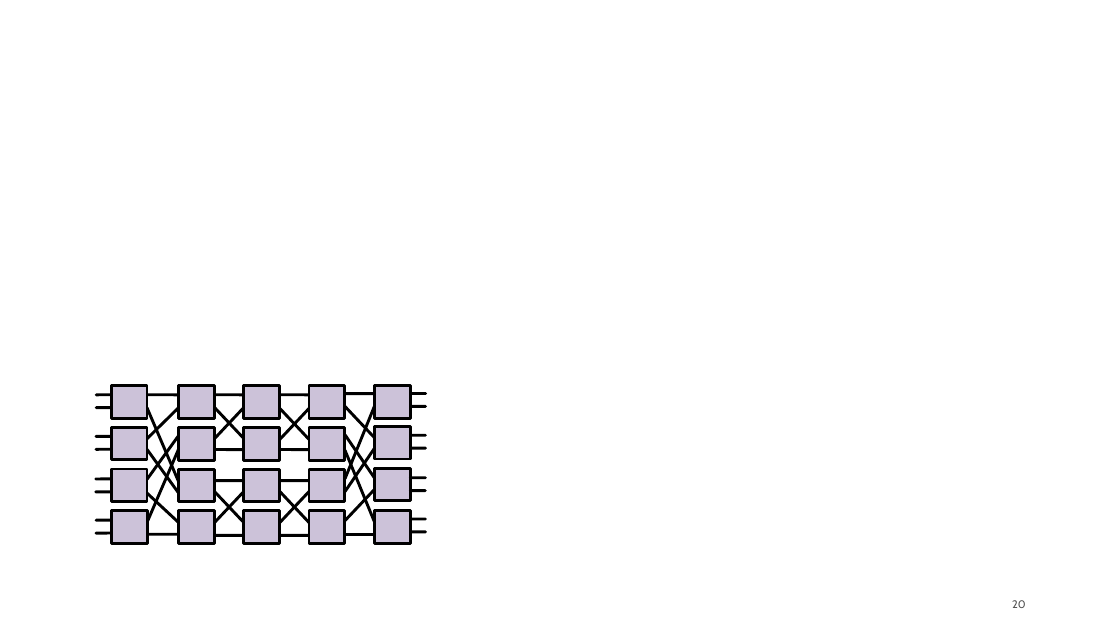
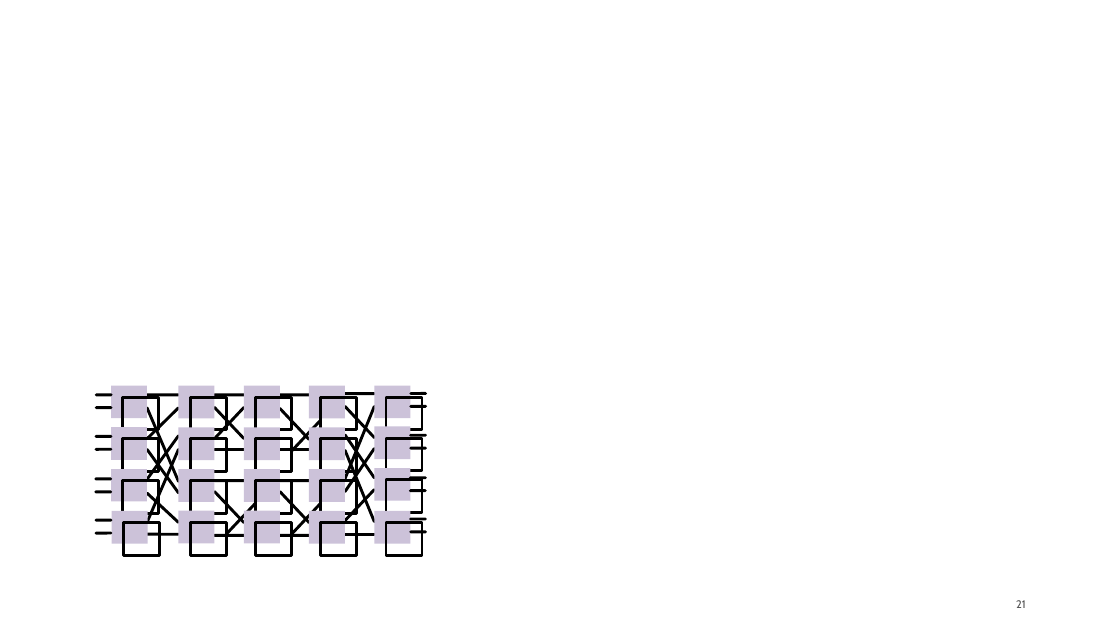
Before and after one commit to georgia-tech-synergy-lab/AcceleratorNoC, a slide deck: slide 21 of microswitch.pptx (slide 20 before the commit). Drawn at 1120x630 pixels with LibreOffice and Linux fonts; fonts in the diff are those of the drawing. Boxes give left, top, right and bottom in pixels: in the first picture for what was removed or moved away, otherwise in the second. Text is boxed around its words. In the diff, an @@ line names an element or a change of style, - is before the commit and + after.

```diff
--- a/microswitch.pptx
+++ b/microswitch.pptx
@@ 20 rectangles, 3 lines: place and size @@
-20 rectangles, 3 lines at box(111, 386, 411, 544)
+20 rectangles, 3 lines at box(123, 397, 423, 555)
@@ page number at box(1016, 600, 1026, 608): text changed @@
-20
+21
```
Also in this commit, not shown: 1 slide added, 3 other files.
